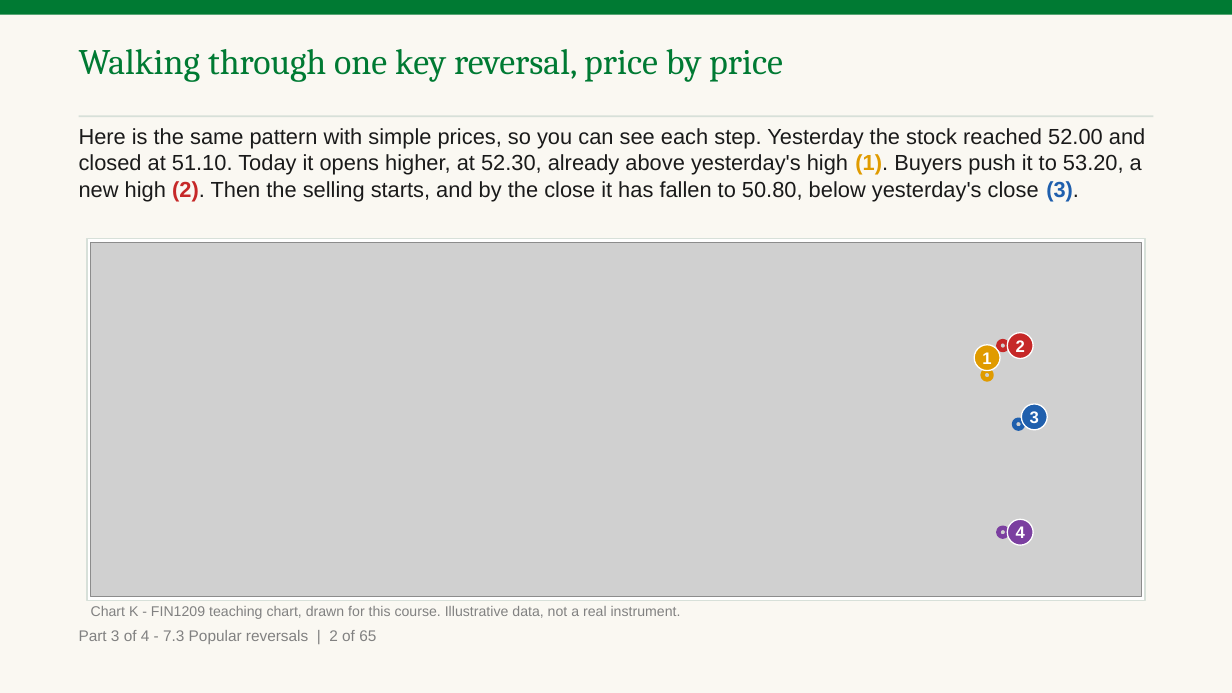
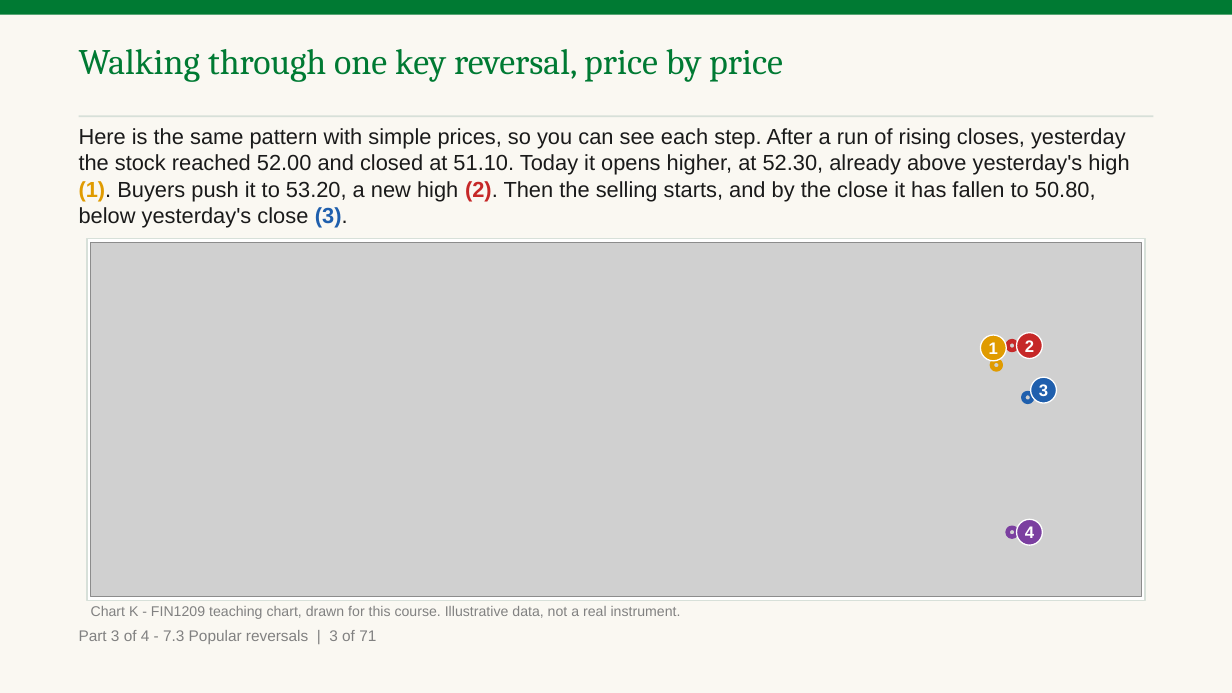
Before and after one commit to benjiesotelo-sudo/Telos_FIN1209, a slide deck: slide 154 of chapter-07/FIN1209-Chapter-07.pptx (slide 146 before the commit). Drawn at 1232x693 pixels with LibreOffice and Linux fonts; fonts in the diff are those of the drawing; grey boxes stand for pictures. Boxes give left, top, right and bottom in pixels: in the first picture for what was removed or moved away, otherwise in the second. Text is boxed around its words. In the diff, an @@ line names an element or a change of style, - is before the commit and + after.

Commit message:
Chapter 7: Parts 3 and 4 student-read fixes, held readings, Parts 1 and 2 findings (#54)
* Chapter 7 Parts 3 and 4: draw the trend before each reversal, add the Part 3 opener, fix Check 27 and the pin bar

* Chapter 7: apply the Parts 3 and 4 student-read findings, the held readings and the Parts 1 and 2 findings

Trend drawn before each reversal chart, Part 3 opener, one gap meaning (window or opening gap), key reversal and inside bar readings, form numbering, Check 27 and 29 rewritten, owner chart fingerprints regenerated (the p2 ones were already stale on main).

* Chapter 7: round 2 fixes from the strict read (Charts LW and N draw a rise, five one-sentence edits)

```diff
--- a/chapter-07/FIN1209-Chapter-07.pptx
+++ b/chapter-07/FIN1209-Chapter-07.pptx
@@ text at [79,128,1129,227]: text changed @@
-Here is the same pattern with simple prices, so you can see each step. Yesterday the stock reached 52.00 and closed at 51.10. Today it opens higher, at 52.30, already above yesterday's high (1). Buyers push it to 53.20, a new high (2). Then the selling starts, and by the close it has fallen to 50.80, below yesterday's close (3).
+Here is the same pattern with simple prices, so you can see each step. After a run of rising closes, yesterday the stock reached 52.00 and closed at 51.10. Today it opens higher, at 52.30, already above yesterday's high (1). Buyers push it to 53.20, a new high (2). Then the selling starts, and by the close it has fallen to 50.80, below yesterday's close (3).
@@ ellipse "1": place and size @@
-ellipse "1" at [974,345,1000,371]
+ellipse "1" at [981,335,1006,361]
@@ ellipse: place and size @@
-ellipse at [982,371,992,380]
+ellipse at [992,360,1001,370]
@@ ellipse "3": place and size @@
-ellipse "3" at [1021,404,1047,430]
+ellipse "3" at [1031,377,1056,403]
@@ ellipse: place and size @@
-ellipse at [1014,420,1023,429]
+ellipse at [1023,393,1032,402]
@@ 4 ellipses: place and size @@
-4 ellipses at [998,333,1033,545]
+4 ellipses at [1007,333,1043,545]
@@ text at [79,630,376,644]: text changed @@
-Part 3 of 4 - 7.3 Popular reversals | 2 of 65
+Part 3 of 4 - 7.3 Popular reversals | 3 of 71
```
Also in this commit, not shown: 193 other slides changed, 15 slides added, 4 other files.
